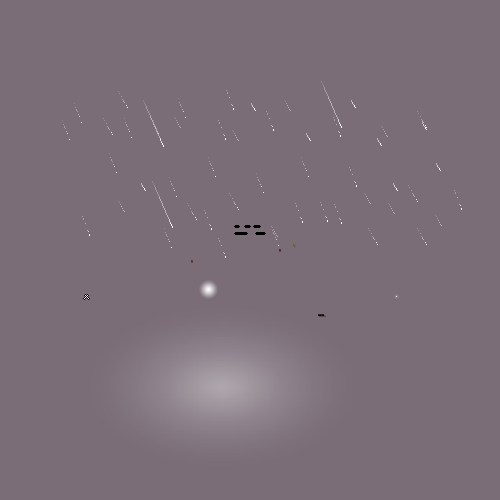
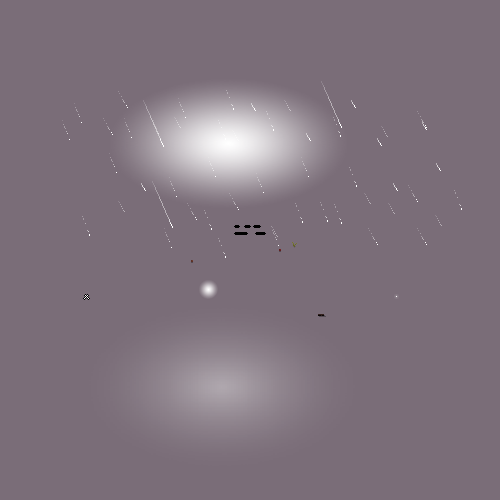
Layer changes from the first w=500, h=500 image to the second:
added layer "GlobalLight.png" above "DefaultLight.png" over [112, 80, 345, 207]
